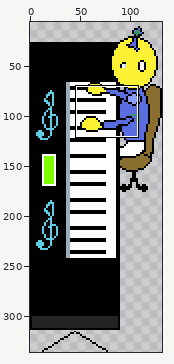
File history of a pixel-art file, Versions/assets/Props/Musician/KeyboardMusician/KeyboardMusician.aseprite. The picture above shows the old version from afar; the outline marks the close-up.
Close-up. Before:
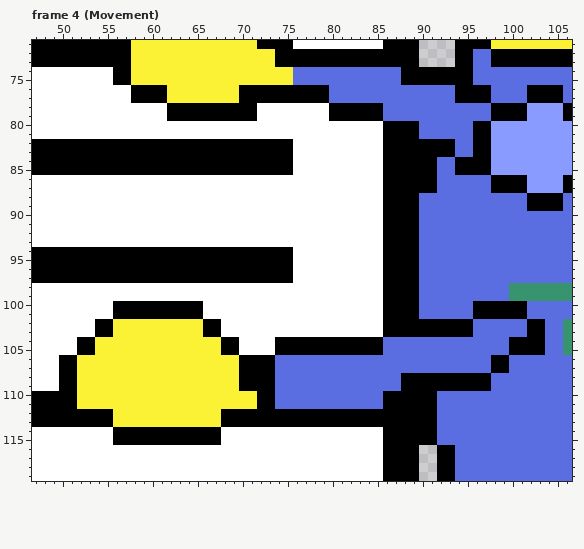
132x336 pixels, 4 frames. Shown: frame 4 (Movement): x 47..106, y 71..119. The wide view leaves out empty margins.
After:
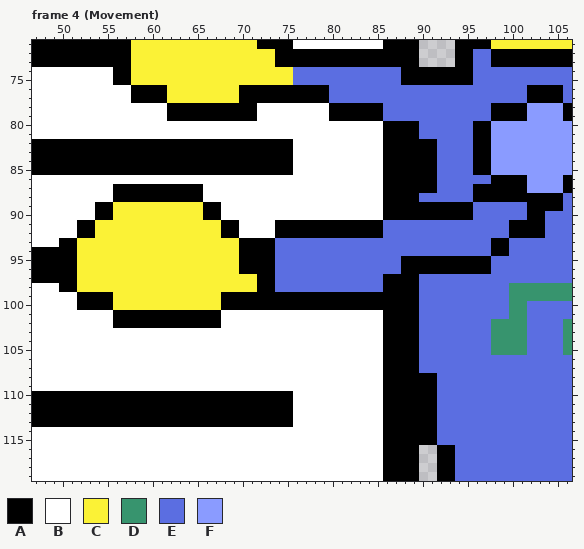
Palette (. is transparent): A #000000  B #ffffff  C #fbf236  D #37946e  E #5b6ee1  F #8a9bff
What changed:
Frame 4 (Movement), layer "Hands":
Colour B gives way to colour A in rows 87 to 88 at x 56 to 65; in rows 89 to 90 at x 54 to 55 and 66 to 67; in rows 91 to 92 at x 52 to 53, 68 to 69 and 74 to 85; in row 93 at x 50 to 51 and 70 to 73; in row 98 at x 50 to 51 and 72 to 73; in rows 99 to 100 at x 52 to 55 and 68 to 85.
Colour B gives way to colour A in row 101 at x 66 to 67.
Colour C gives way to colour A in row 102 at x 56 to 65; in rows 110 to 111 at x 52 to 71; in rows 112 to 113 at x 56 to 67.
Colour E gives way to colour A in row 87 at x 96 to 97; in row 88 at x 96 to 101; in row 89 at x 90 to 95; in row 90 at x 90 to 95 and 102 to 103; in rows 91 to 92 at x 100 to 103; in rows 93 to 94 at x 98 to 99.
Colour E gives way to colour A in rows 95 to 96 at x 90 to 97; in rows 104 to 107 at x 86 to 89; in rows 108 to 109 at x 86 to 87; in rows 110 to 111 at x 74 to 75.
Colour A gives way to colour B in row 102 at x 54 to 55; in row 103 at x 54 to 55 and 66 to 67; in rows 104 to 105 at x 52 to 53, 68 to 69 and 74 to 85; in rows 106 to 109 at x 50 to 51 and 70 to 73; in rows 112 to 113 at x 76 to 85; in rows 114 to 115 at x 56 to 67.
Colour C gives way to colour B in row 103 at x 56 to 65; in rows 104 to 105 at x 54 to 67; in rows 106 to 109 at x 52 to 69.
Colour E gives way to colour B in rows 106 to 109 at x 74 to 85; in rows 110 to 111 at x 76 to 85.
Colour A gives way to colour C in rows 94 to 96 at x 52 to 69; in row 97 at x 52 to 71; in row 100 at x 56 to 65.
Colour B gives way to colour C in rows 89 to 90 at x 56 to 65; in rows 91 to 92 at x 54 to 67; in row 93 at x 52 to 69; in row 98 at x 52 to 71; in row 99 at x 56 to 67; in row 100 at x 66 to 67.
Colour A gives way to colour D in rows 100 to 101 at x 100 to 101; in rows 104 to 105 at x 100 to 101.
Colour E gives way to colour D in rows 102 to 103 at x 98 to 101; in rows 104 to 105 at x 98 to 99.
Colour A gives way to colour E in rows 76 to 77 at x 94 to 97; in rows 82 to 83 at x 92 to 93; in rows 84 to 85 at x 94 to 95; in rows 91 to 93 at x 86 to 89; in row 94 at x 74 to 75 and 86 to 89; in rows 95 to 96 at x 74 to 75 and 86 to 87.
Colour A gives way to colour E in row 97 at x 74 to 75; in rows 100 to 101 at x 96 to 99; in rows 102 to 103 at x 90 to 95 and 102 to 103; in rows 104 to 105 at x 102 to 103; in rows 106 to 107 at x 98 to 99; in rows 108 to 109 at x 92 to 97.
Colour B gives way to colour E in row 93 at x 74 to 85; in rows 94 to 97 at x 76 to 85; in row 98 at x 74 to 85.
